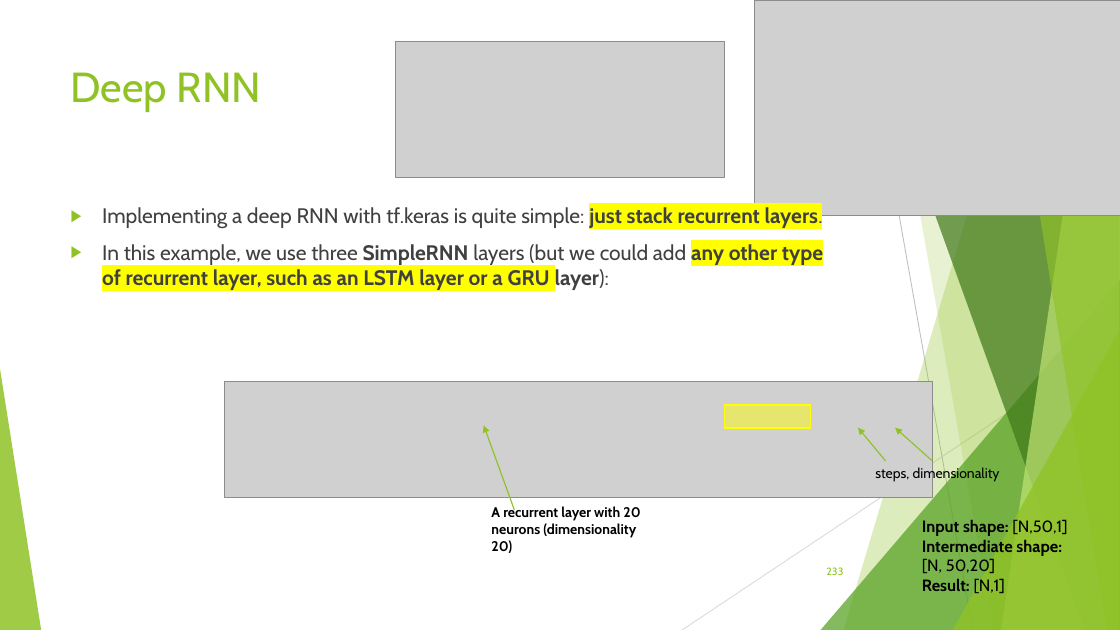
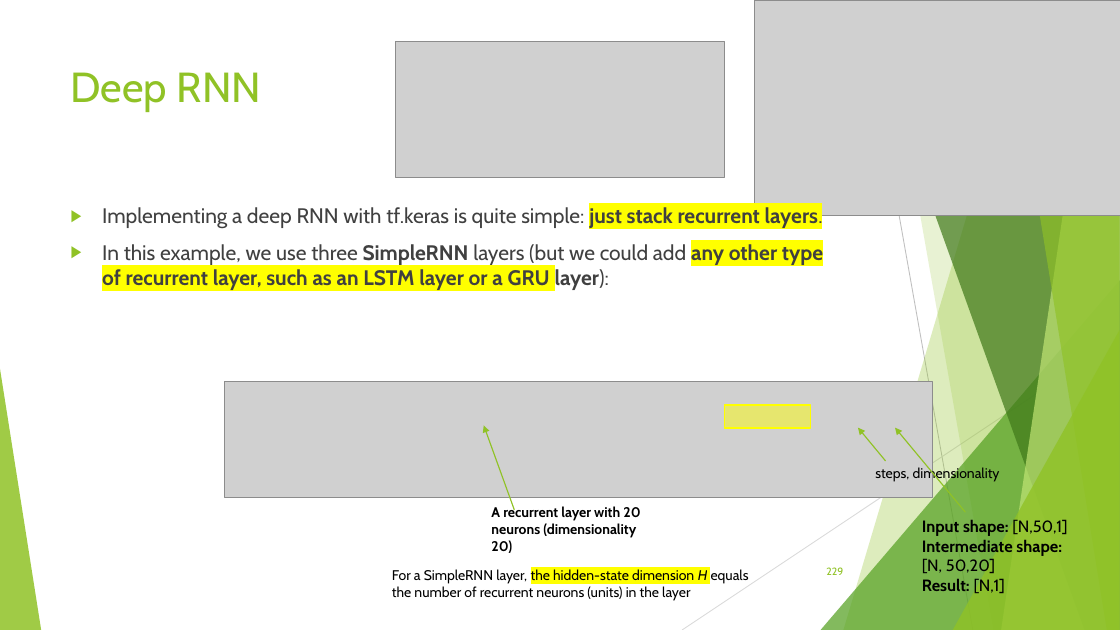
Before and after one commit to FranzGH/timeseries, a slide deck: slide 229 of Slides/04 Recurrent NNs.pptx (slide 233 before the commit). Drawn at 1120x630 pixels with LibreOffice and Linux fonts; fonts in the diff are those of the drawing; grey boxes stand for pictures. Boxes give left, top, right and bottom in pixels: in the first picture for what was removed or moved away, otherwise in the second. Text is boxed around its words. In the diff, an @@ line names an element or a change of style, - is before the commit and + after.

```diff
--- a/Slides/04 Recurrent NNs.pptx
+++ b/Slides/04 Recurrent NNs.pptx
@@ arrow moved from (933, 461) - (896, 428) to (965, 513) - (896, 428) @@
@@ text added at (x1=392, y1=569, x2=749, y2=601), 12 pt, text #000000 @@
+For a SimpleRNN layer, the hidden-state dimension H equals the number of recurrent neurons (units) in the layer
@@ page number at (x1=826, y1=567, x2=843, y2=575): text changed @@
-233
+229
```
Also in this commit, not shown: 20 other slides changed, 4 slides removed, 4 other files.
